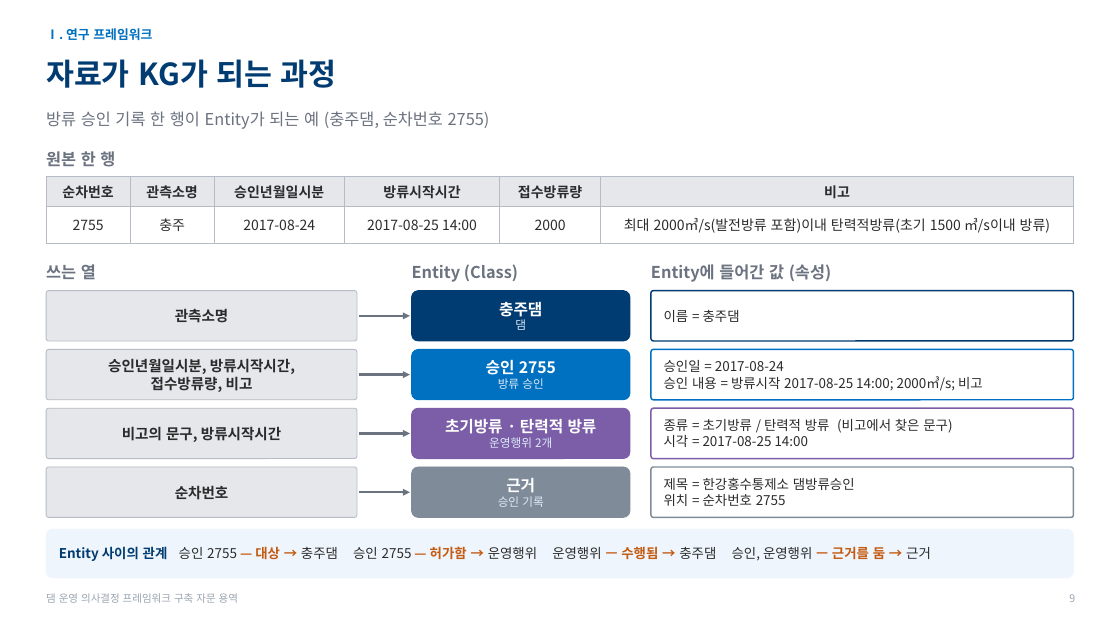
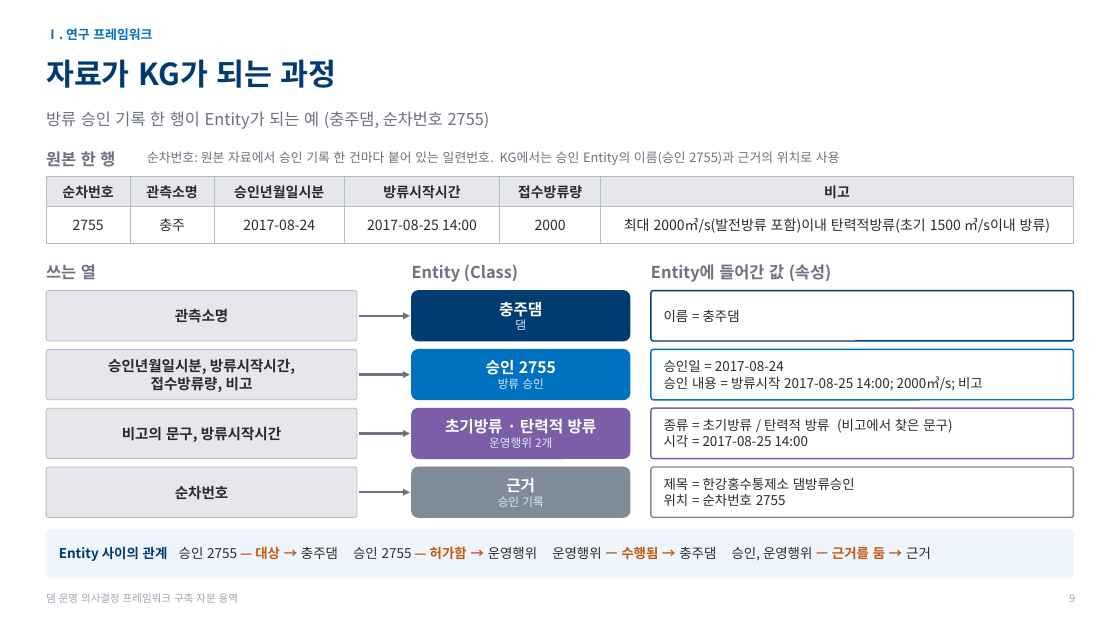
Before and after one commit to mkm1119/KGRAG-LLM, a slide deck: slide 9 of project_khnp/2026.11.26_한강수력본부_발표자료_초안.pptx. Drawn at 1120x630 pixels with LibreOffice and Linux fonts; fonts in the diff are those of the drawing; background and template pictures are left out. Boxes give left, top, right and bottom in pixels: in the first picture for what was removed or moved away, otherwise in the second. Text is boxed around its words. In the diff, an @@ line names an element or a change of style, - is before the commit and + after.

```diff
--- a/project_khnp/2026.11.26_한강수력본부_발표자료_초안.pptx
+++ b/project_khnp/2026.11.26_한강수력본부_발표자료_초안.pptx
@@ text added at (147, 151, 840, 165), 11 pt, text #6B7280 @@
+순차번호: 원본 자료에서 승인 기록 한 건마다 붙어 있는 일련번호. KG에서는 승인 Entity의 이름(승인 2755)과 근거의 위치로 사용
```
Also in this commit, not shown: 4 other slides changed.
